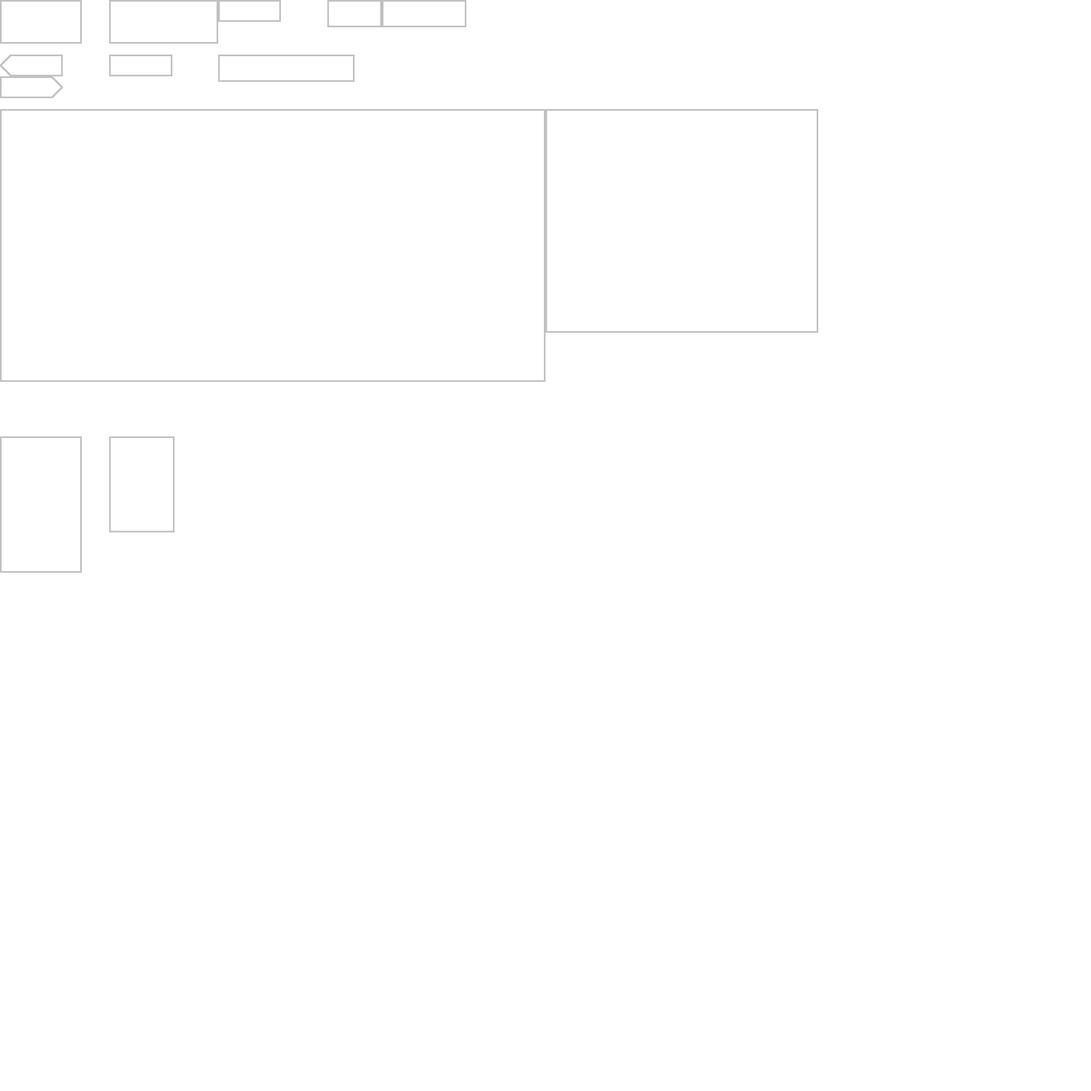
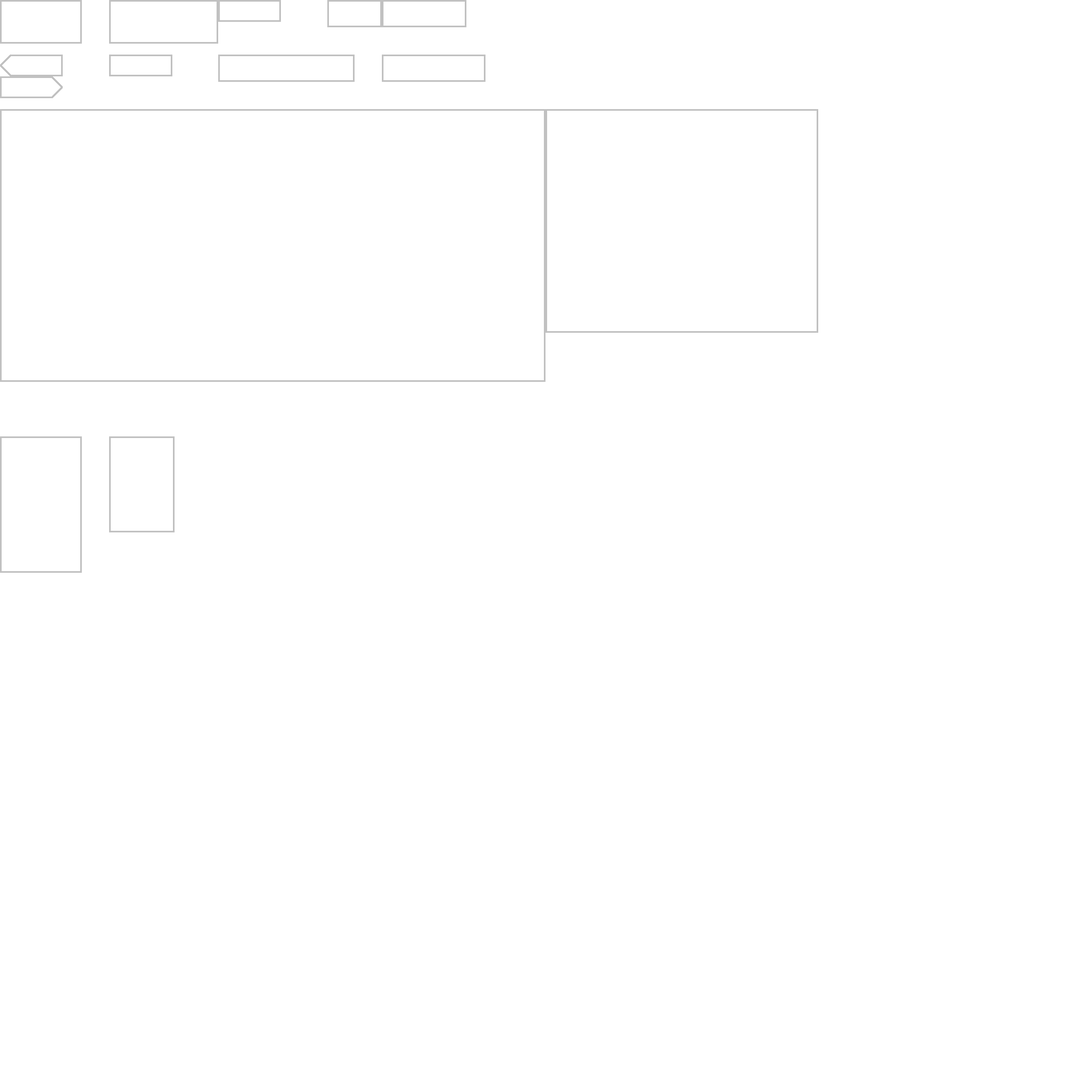
Layer changes from the first 1091×1091 image to the second:
painted on "Background" over box(382, 54, 486, 82)
